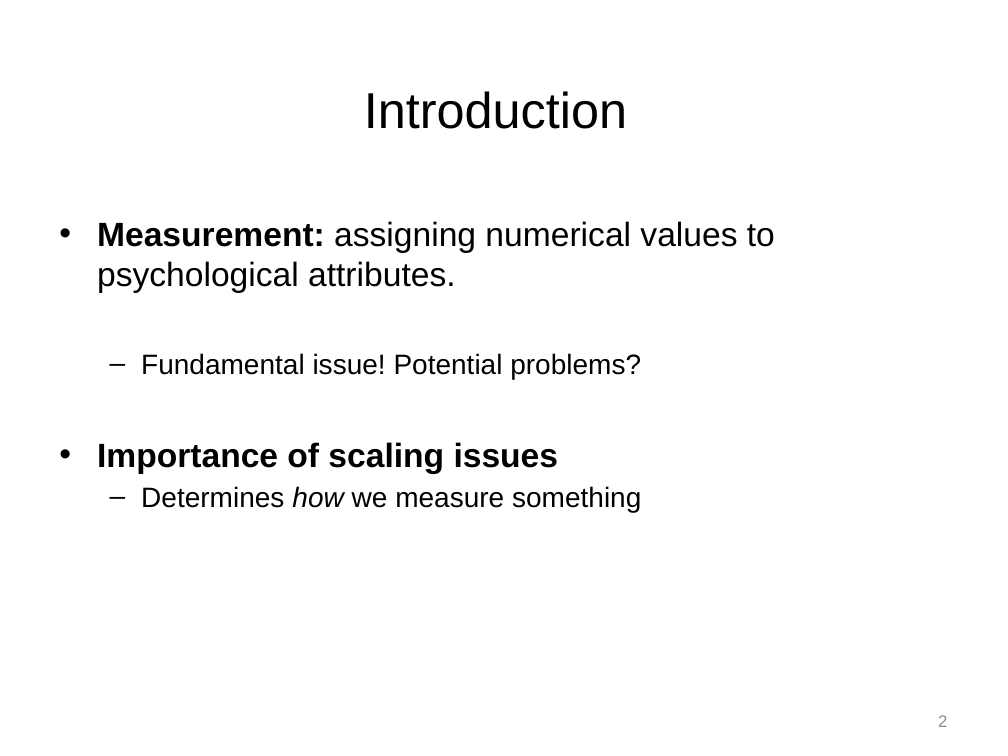
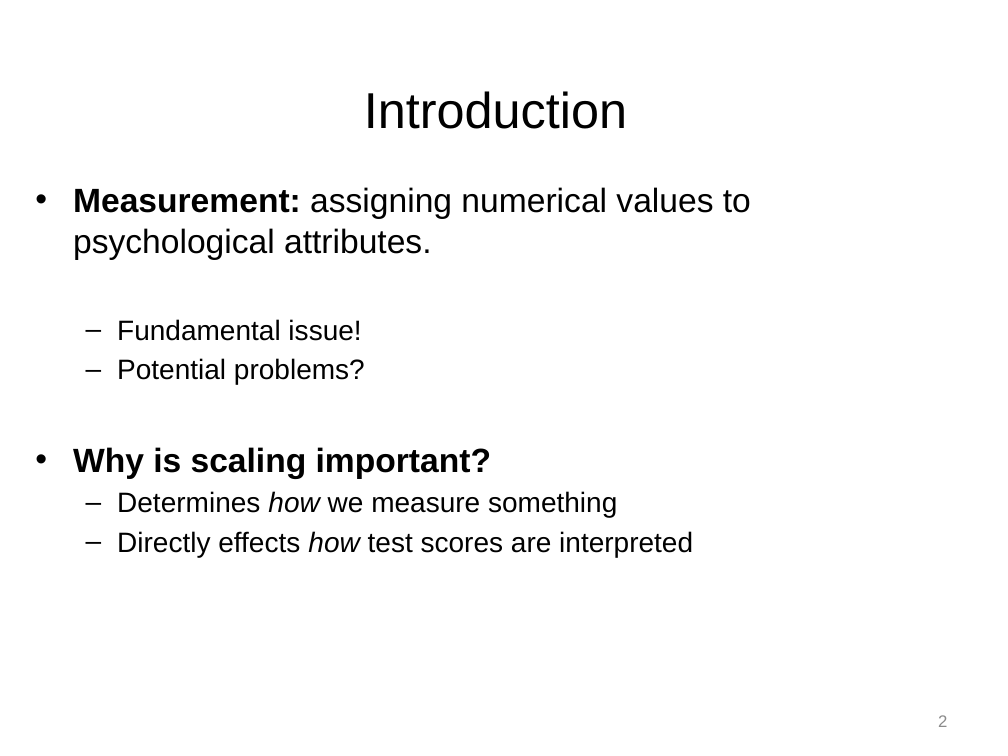
Before and after one commit to npm27/Teaching-Materials, a slide deck: slide 2 of Tests and Eval/Slides/2 Chapter 2.pptx. Drawn at 1008x756 pixels with LibreOffice and Linux fonts; fonts in the diff are those of the drawing. Boxes give left, top, right and bottom in pixels: in the first picture for what was removed or moved away, otherwise in the second. Text is boxed around its words. In the diff, an @@ line names an element or a change of style, - is before the commit and + after.

```diff
--- a/Tests and Eval/Slides/2 Chapter 2.pptx
+++ b/Tests and Eval/Slides/2 Chapter 2.pptx
@@ text "Measurement: assigning numerical values to ...": place and size @@
-text "Measurement: assigning numerical values to ..." at [97, 221, 775, 512]
+text "Measurement: assigning numerical values to ..." at [73, 187, 751, 557]
@@ text at [73, 319, 491, 479]: text changed @@
-  – Fundamental issue! Potential problems?
-• Importance of scaling issues
+  – Fundamental issue!
+  – Potential problems?
+• Why is scaling important?
@@ text at [117, 531, 693, 557]: paragraph added @@
+  – Directly effects how test scores are interpreted
```
Also in this commit, not shown: 7 other slides changed, 1 slide removed, 1 other file.
